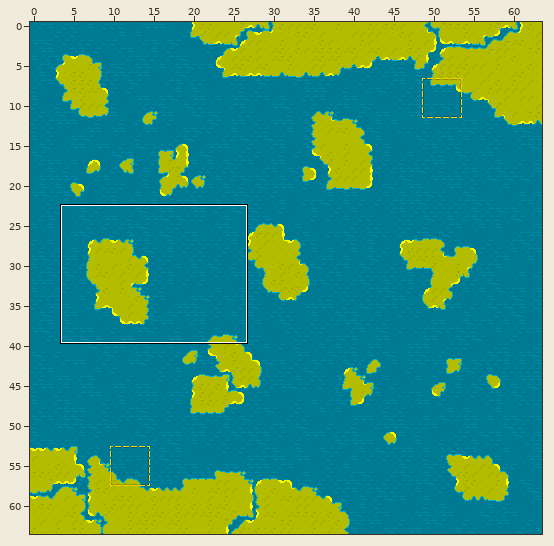
Two states of a Tiled map, assets/maps/islands.tmx. The picture above shows the old version from afar; the outline marks the close-up.
Close-up. As it was:
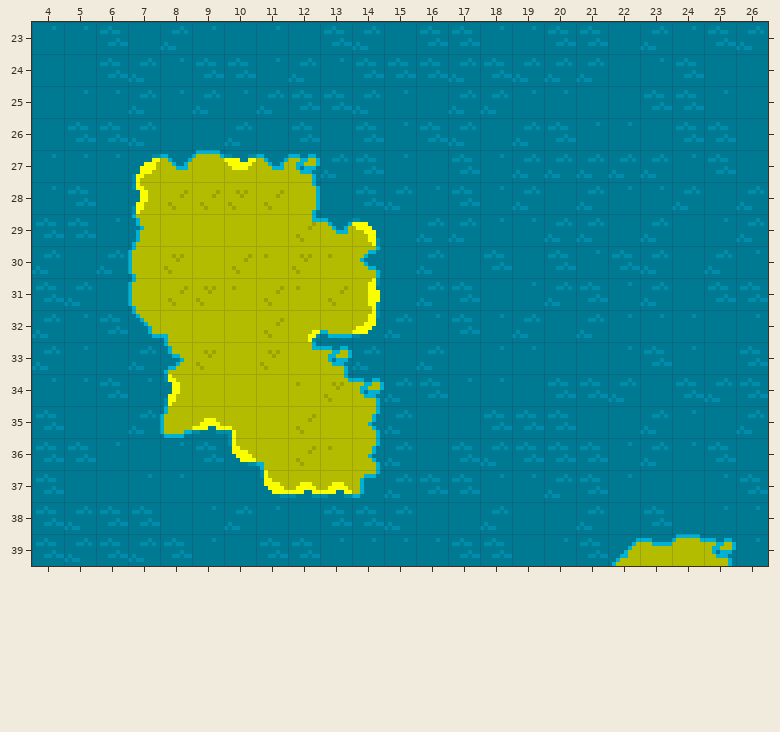
Cells are 8x8 px. Shown: x 4..26, y 23..39. The commit also changed other parts of the map, which this record leaves out. Tiles whose own drawing changed are shown in their newer look in all pictures.
The same view after the edit:
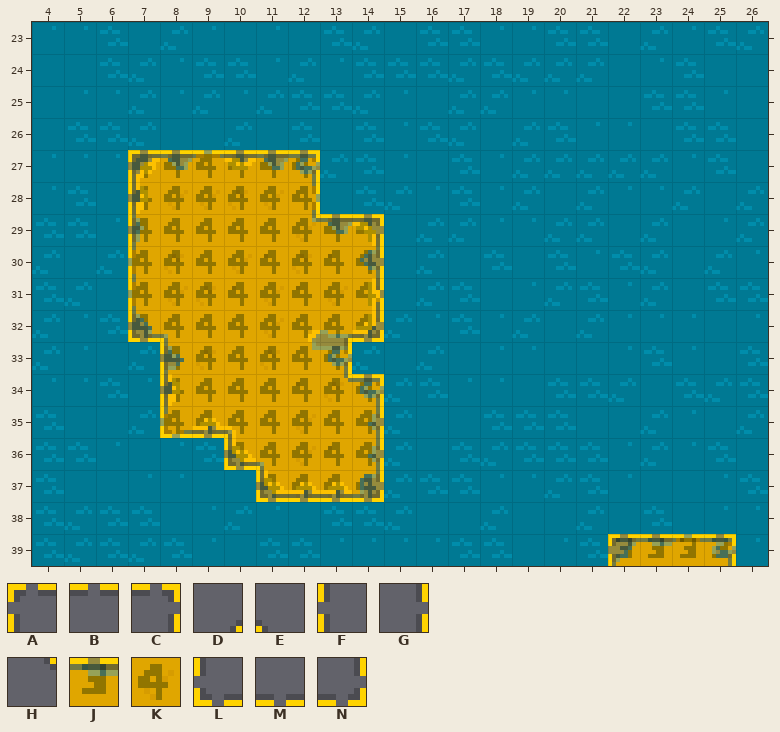
Key: from "tileset": A 58, B 59, C 60, D 61, E 62, F 74, G 76, H 77, J 83, K 84, L 90, M 91, N 92.
_ is an empty cell.
Tiles of an added or newly shown layer are drawn over the layers below it.
See-through tiles are keyed as they look on the map.
Difference:
Changed rows in their new state; . is an unchanged cell.
Layer "Zones" (now shown):
first column x 7:
27 KKKKKK.............
28 KKKKKK.............
29 KKKKKKKK...........
30 KKKKKKKK...........
31 KKKKKKKK...........
32 KKKKKKKK...........
33 .KKKKKK............
34 .KKKKKKK...........
35 .KKKKKKK...........
36 ...KKKKK...........
37 ....KKKK...........
39 ...............JJJJ
Layer "ZonesOverlay" (added):
first column x 7:
27 ABBBBC.............
28 F....G.............
29 F....HBC...........
30 F......G...........
31 F......G...........
32 LE....DN...........
33 .F....G............
34 .F....HC...........
35 .LME...G...........
36 ...LE..G...........
37 ....LMMN...........
39 ...............ABBC
